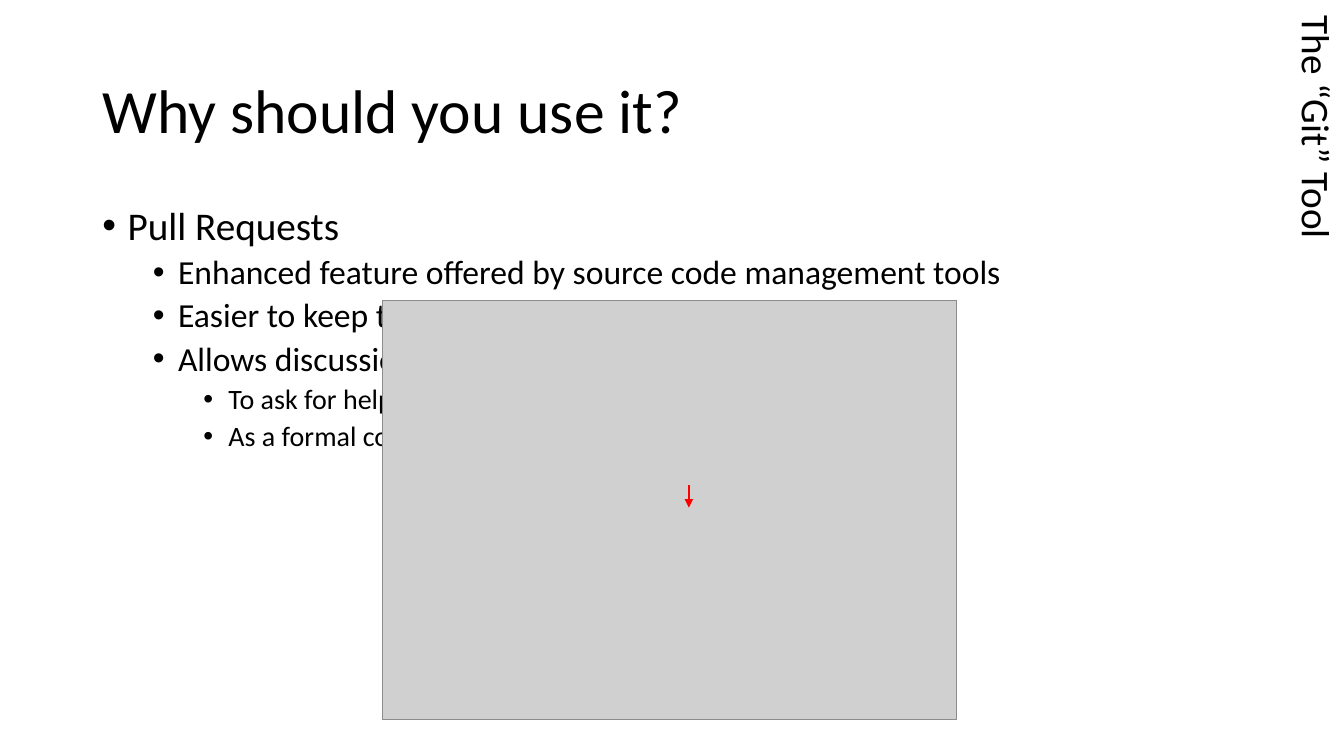
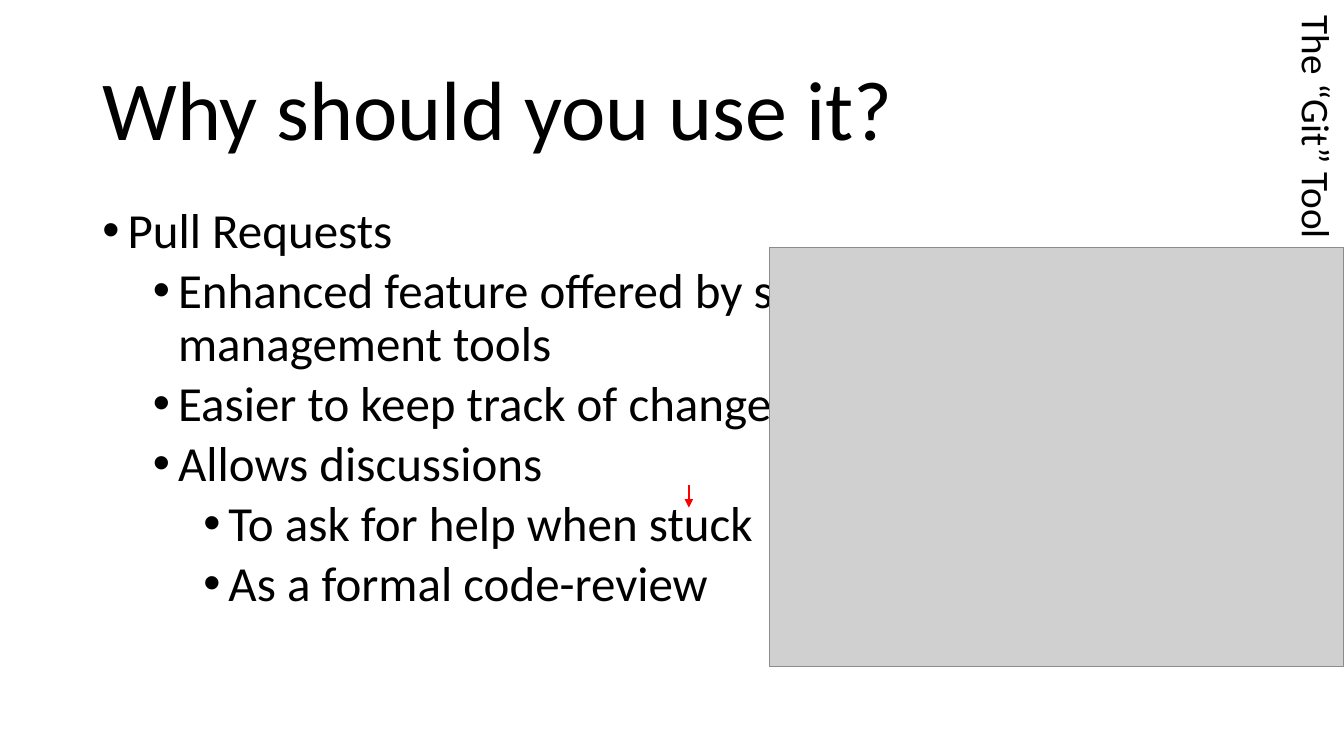
Before and after one commit to HunteRoi/git-training, a slide deck: slide 19 of Formation Git.pptx. Drawn at 1344x756 pixels with LibreOffice and Linux fonts; fonts in the diff are those of the drawing; grey boxes stand for pictures. Boxes give left, top, right and bottom in pixels: in the first picture for what was removed or moved away, otherwise in the second. Text is boxed around its words. In the diff, an @@ line names an element or a change of style, - is before the commit and + after.

```diff
--- a/Formation Git.pptx
+++ b/Formation Git.pptx
@@ title "Why should you use it?" at box(102, 81, 892, 154): size 44 to 60 pt @@
@@ text "Pull Requests" at box(128, 214, 886, 602): size 28 to 35 pt in "Pull Requests"; size 24 to 35 pt in "Enhanced feature offered by source code management ...", "Easier to keep track of changes", "Allows discussions"; size 20 to 35 pt in "To ask for help when stuck", "As a formal code-review" @@
@@ picture: place and size @@
-picture at box(382, 300, 957, 720)
+picture at box(769, 247, 1344, 666)
```
Also in this commit, not shown: 32 other slides changed.
